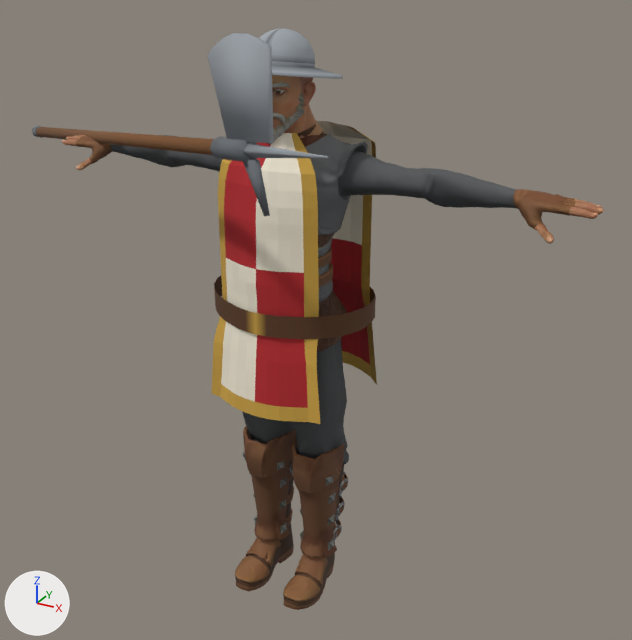
The glTF model src/three/models/guards.glb: old version first, new version second.
Rendered twice from a 50 mm lens placed at (1.29, -2.15, 2.08), pointed at (0.05, 0.11, 0.95). Every picture has the same lights, and +X, +Y and +Z are marked at lower left. The first picture is the older version. Vertices at exactly the same position are counted once.

The older version as bpy lines, for what is in view:
```python
me_guard_belt = bpy.data.meshes.new('guard-belt')
me_guard_belt.from_pydata(...)  # 64 vertices, 64 faces; spans x -0.263..0.263, y -0.174..0.237, z 1.005..1.075
me_guard_belt.materials.append(mat_painted)
me_guard_halberd = bpy.data.meshes.new('guard-halberd')
me_guard_halberd.from_pydata(...)  # 80 vertices, 136 faces; spans x -1.52..0.53, y -0.73..0.54, z 1.31..1.9
me_guard_halberd.materials.append(mat_painted)
me_guard_helmet = bpy.data.meshes.new('guard-helmet')
me_guard_helmet.from_pydata(...)  # 353 vertices, 672 faces; spans x -0.169..0.169, y -0.181..0.179, z 1.706..1.852
me_guard_helmet.materials.append(mat_painted)
me_guard_tabard = bpy.data.meshes.new('guard-tabard')
me_guard_tabard.from_pydata(...)  # 418 vertices, 720 faces; spans x -0.243..0.243, y -0.195..0.271, z 0.74..1.58
me_guard_tabard.materials.append(mat_painted)
ob_guard_belt = bpy.data.objects.new('guard-belt', me_guard_belt)
ob_guard_belt.location = (0.0, 0.0, 0.0)
ob_guard_halberd = bpy.data.objects.new('guard-halberd', me_guard_halberd)
ob_guard_halberd.location = (0.0, 0.0, 0.0)
ob_guard_helmet = bpy.data.objects.new('guard-helmet', me_guard_helmet)
ob_guard_helmet.location = (0.0, 0.0, 0.0)
ob_guard_tabard = bpy.data.objects.new('guard-tabard', me_guard_tabard)
ob_guard_tabard.location = (0.0, 0.0, 0.0)
# also in view: 'Male_Ranger_Legs' at (0.0, 0.04, 0.74); 'Male_Ranger_Arms' at (0.0, 0.05, 1.45); 'Male_Ranger_Body' at (0.0, 0.04, 1.25); 'Male_Ranger_Feet_Boots' at (0.0, 0.0, 0.28); 'SuperHero_Male' at (0.0, 0.0, 1.67)
```
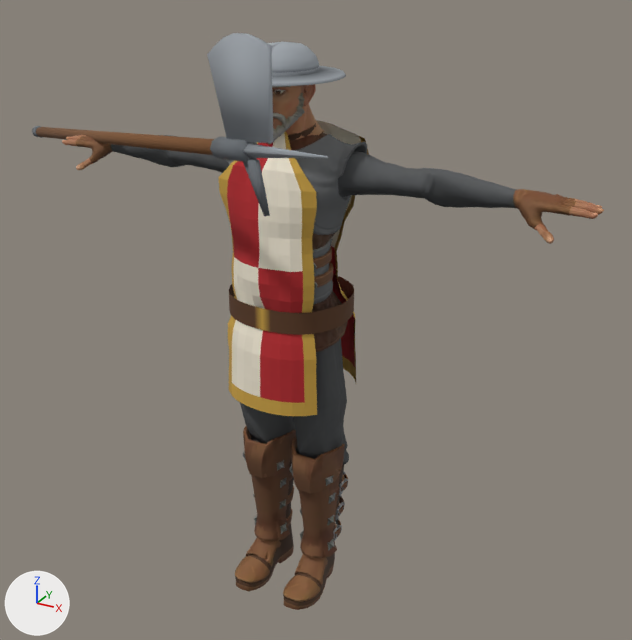
Commit message: fix: Fit the guards' helmets, tabards and belts snugly to them

The change, as a list of edits to the scene's bpy script:
```text
Change me_guard_belt:
    used by ob_guard_belt; location = (0.0, 0.0, 0.0)
    remove me_guard_belt.from_pydata(...)  # 64 vertices, 64 faces; spans x -0.263..0.263, y -0.174..0.237, z 1.005..1.075
    add me_guard_belt.from_pydata(...)  # 64 vertices, 64 faces; spans x -0.193..0.193, y -0.136..0.222, z 1.005..1.075
    me_guard_belt part 1: 64 of 64 vertices moved; they spanned x -0.263..0.263, y -0.174..0.237, z 1.005..1.075 and now span x -0.193..0.193, y -0.136..0.222, z 1.005..1.075; mean shift (0.0, 0.0, 0.0)
Change me_guard_helmet:
    used by ob_guard_helmet; location = (0.0, 0.0, 0.0)
    remove me_guard_helmet.from_pydata(...)  # 353 vertices, 672 faces; spans x -0.169..0.169, y -0.181..0.179, z 1.706..1.852
    add me_guard_helmet.from_pydata(...)  # 353 vertices, 672 faces; spans x -0.17..0.172, y -0.179..0.191, z 1.726..1.818
    me_guard_helmet part 2: 353 of 353 vertices moved; they spanned x -0.169..0.169, y -0.181..0.179, z 1.706..1.852 and now span x -0.17..0.172, y -0.179..0.191, z 1.726..1.818; mean shift (0.0, -0.002, -0.028)
Change me_guard_tabard:
    used by ob_guard_tabard; location = (0.0, 0.0, 0.0)
    remove me_guard_tabard.from_pydata(...)  # 418 vertices, 720 faces; spans x -0.243..0.243, y -0.195..0.271, z 0.74..1.58
    add me_guard_tabard.from_pydata(...)  # 418 vertices, 720 faces; spans x -0.193..0.193, y -0.16..0.24, z 0.74..1.58
    me_guard_tabard part 3: 209 of 418 vertices moved; they spanned x -0.198..0.2, y -0.195..-0.031, z 0.74..1.58 and now span x -0.162..0.164, y -0.16..-0.034, z 0.74..1.58; mean shift (0.0, 0.017, 0.0); largest move (-0.198, -0.14, 0.74) -> (-0.162, -0.094, 0.74)
    me_guard_tabard part 4: 209 of 418 vertices moved; they spanned x -0.243..0.243, y 0.115..0.271, z 0.74..1.58 and now span x -0.193..0.193, y 0.093..0.24, z 0.74..1.58; mean shift (0.0, -0.027, 0.0); largest move (0.216, 0.149, 1.207) -> (0.129, 0.093, 1.207)
```

Pixel boxes [x1, y1, x2, y2] of what changed, in the pictures (632 x 640 px; the box of a moved part takes in the faces that stretch with it):
'guard-tabard', reshaped (9% narrower): before [211, 121, 377, 424]; after [218, 120, 369, 416]
'guard-belt', reshaped (23% narrower, 6% shorter): before [214, 276, 376, 339]; after [229, 276, 354, 335]
'guard-helmet', reshaped: before [259, 28, 343, 79]; after [268, 41, 346, 86]
part 2 of me_guard_helmet, moved or reshaped: before [259, 29, 343, 79]; after [268, 41, 346, 86]
part 3 of me_guard_tabard, moved or reshaped: before [211, 133, 320, 424]; after [218, 132, 317, 416]
part 4 of me_guard_tabard, moved or reshaped: before [317, 121, 377, 385]; after [316, 120, 369, 382]
